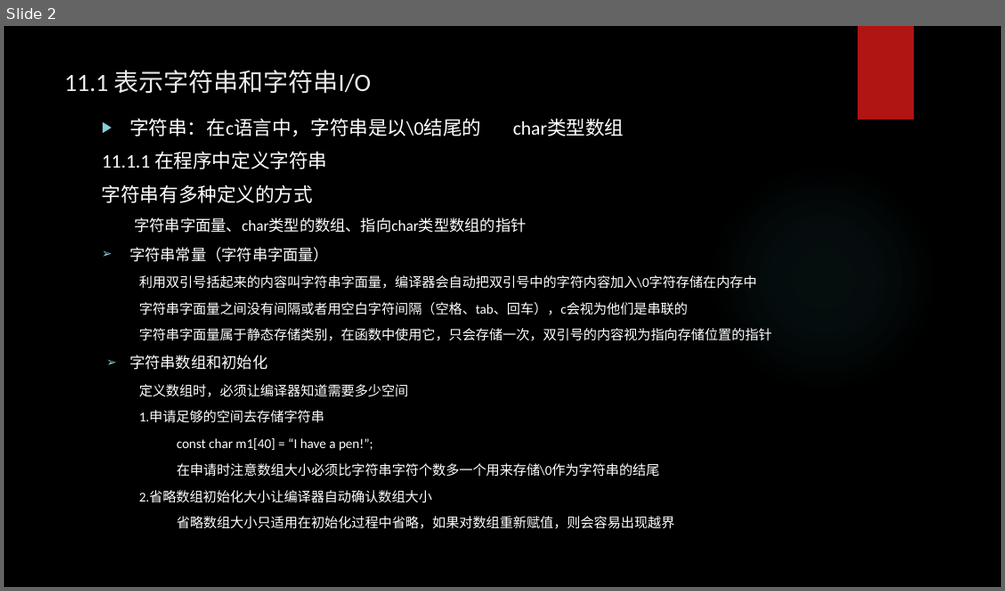
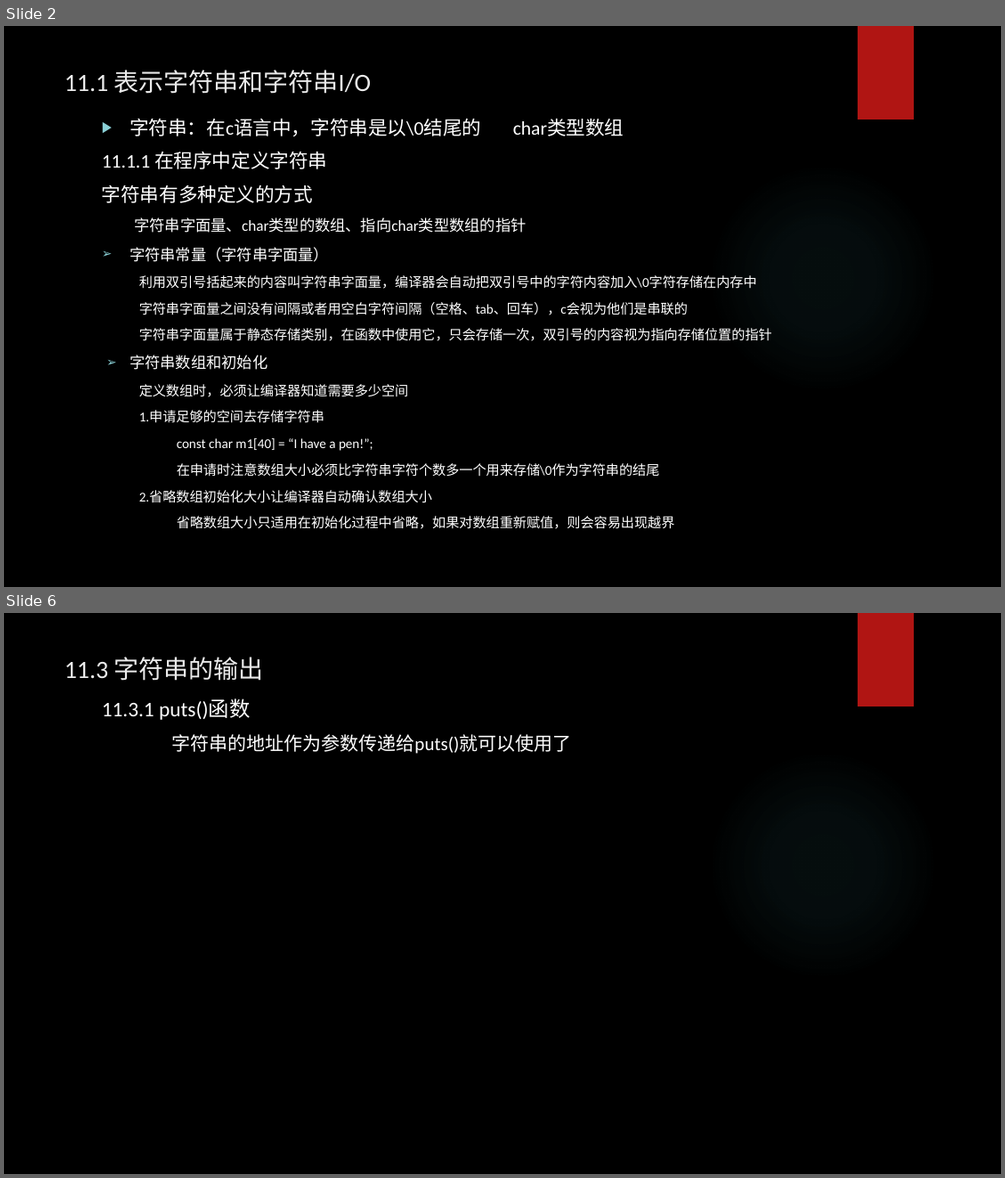
Before and after one commit to tsyin/c_ppt-code, a slide deck: 11字符串和字符串函数.pptx. Shown one above the other, each under a label of ours: slide 2 before the commit, slides 2 and 6 after it; the slides between them are not shown. The pictures are 1005x591 and 1005x1178 pixels, drawn with LibreOffice and Linux fonts; fonts in the diff are those of the drawing; background and template pictures are left out. Boxes give left, top, right and bottom in pixels: in the first picture for what was removed or moved away, otherwise in the second. Text is boxed around its words. In the diff, an @@ line names an element or a change of style, - is before the commit and + after.

```diff
--- a/11字符串和字符串函数.pptx
+++ b/11字符串和字符串函数.pptx
@@ slide 6 added at (4,613,1001,1174), background picture (left out); not listed: 2 template elements that a slide beside it also shows @@
@@ title added at (65,657,264,681), 24 pt, text #EBEBEB @@
+11.3 字符串的输出
@@ text added at (102,699,572,754), 18 pt, text #FFFFFF @@
+11.3.1 puts()函数
+  字符串的地址作为参数传递给puts()就可以使用了
```
Also in this commit, not shown: 2 slides changed, 1 other slide added.
